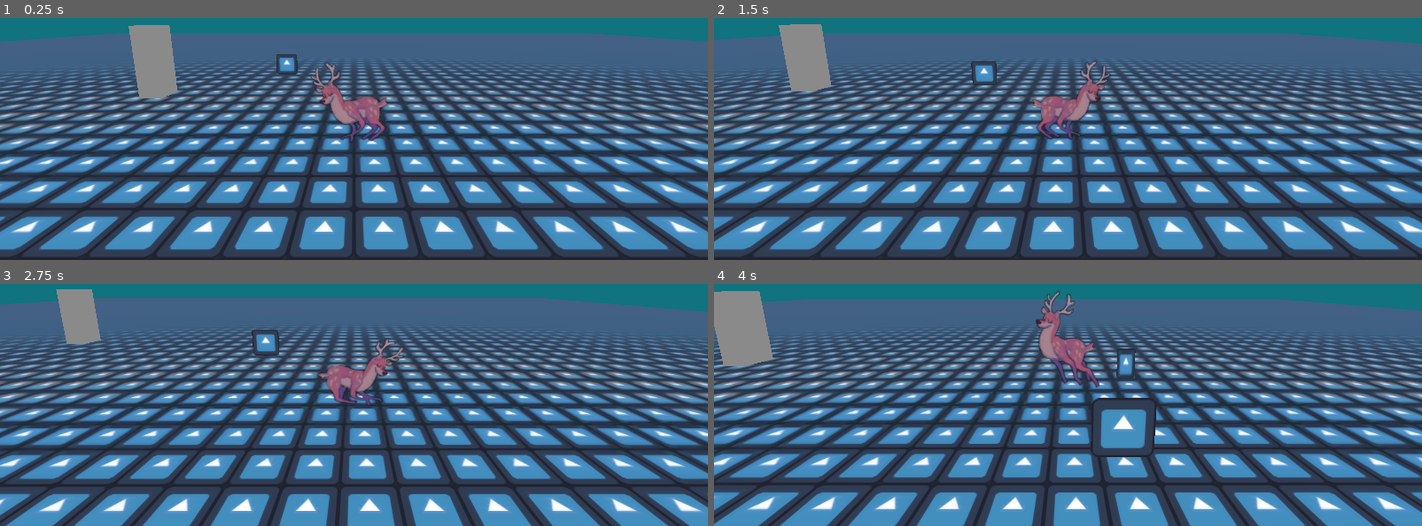
Above: before the commit, frames 1-4 (two rows, left to right).
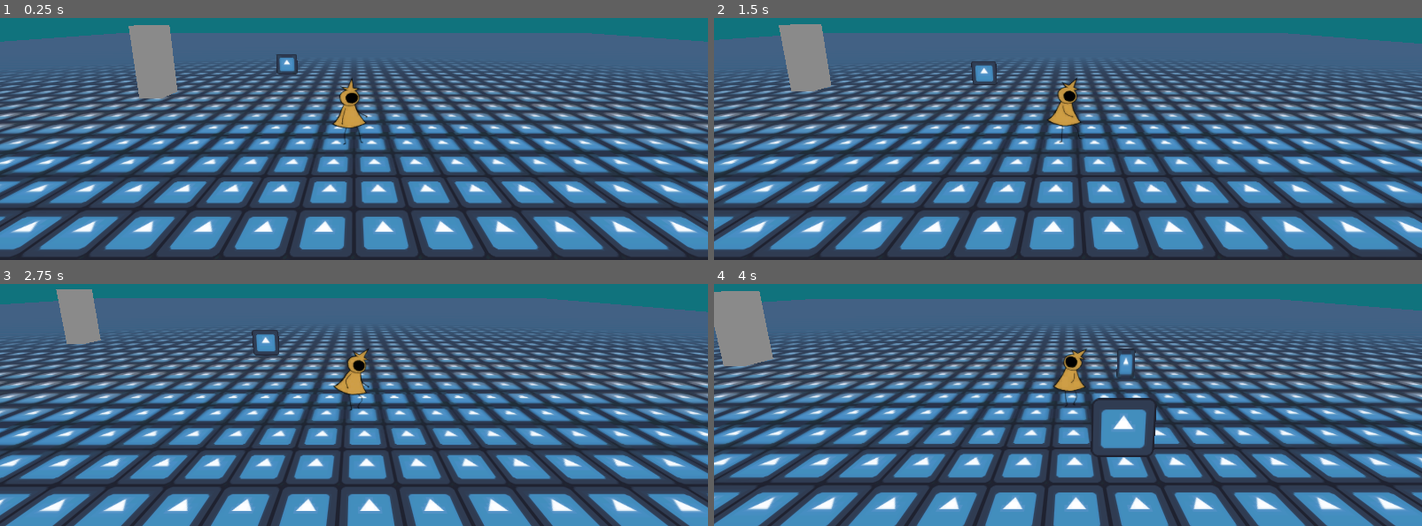
Above: after the commit, the same moments.

Repository: Natsirtt/ggj24
Game: Godot game, scene res://game.tscn
Two runs of this game, one before a commit and one after it. Both use one fixed random seed, a clock stepped at 60 frames per second and the inputs below. The engine's default icon, where the game draws it, is replaced by a stand-in: a white triangle on a blue panel in a dark square.
Inputs:
- Up to frame 1 (0.25 s): no input
- Up to frame 2 (1.5 s): hold D (right) 0.53-1.28 s; tap E (interact) at 0.6, 1.35 s; hold S (down) from 1.28 s (still down)
- Up to frame 3 (2.75 s): release S (down) at 2.03 s; hold D (right) from 2.03 s (still down); tap E (interact) at 2.1 s
- Up to frame 4 (4 s): release D (right) at 2.78 s; hold W (up) 2.78-3.53 s; tap E (interact) at 2.85, 3.6 s; hold A (left) from 3.53 s (still down)

The runs differ from the first frame. In frame 1, 1.5% of the frame differs, in the area x 43-55%, y 18-53%; in frame 2, 1.4%; in frame 3, 1.4%; in frame 4, 1.6%, in the area x 45-55%, y 2-51%.

Commit message:
Added New ANims

Diff:
--- a/Animation.tscn
+++ b/Animation.tscn
@@ -47,6 +47,86 @@
 [ext_resource type="Texture2D" uid="uid://1vb1ip3rr24e" path="res://Sprites/TestDeerCorrupt/Deer_CorruptedINTO_0099.png" id="25_b1tii"]
 [ext_resource type="Texture2D" uid="uid://dugqr5bx0gops" path="res://Sprites/TestDeerCorrupt/Deer_CorruptedINTO_0100.png" id="26_8pr4i"]
 [ext_resource type="Texture2D" uid="uid://bbmka3q7me30x" path="res://Sprites/TestDeerCorrupt/Deer_CorruptedINTO_0101.png" id="27_jv6k2"]
+[ext_resource type="Texture2D" uid="uid://vnxfext2418v" path="res://Sprites/Player/Player_Idle_0000.png" id="28_m0641"]
+[ext_resource type="Texture2D" uid="uid://cbkldngimhpyt" path="res://Sprites/Player/Player_Idle_0001.png" id="29_b15xv"]
+[ext_resource type="Texture2D" uid="uid://giil7m2ko2ei" path="res://Sprites/Player/Player_Idle_0002.png" id="30_7ixdo"]
+[ext_resource type="Texture2D" uid="uid://o7p4742swgs1" path="res://Sprites/Player/Player_Idle_0003.png" id="31_ohcxd"]
+[ext_resource type="Texture2D" uid="uid://cm8j0oefm6rne" path="res://Sprites/Player/Player_Idle_0004.png" id="32_6trke"]
+[ext_resource type="Texture2D" uid="uid://4pw6ytso0mtt" path="res://Sprites/Player/Player_Idle_0005.png" id="33_loe10"]
+[ext_resource type="Texture2D" uid="uid://kefcvhy5cw1w" path="res://Sprites/Player/Player_Idle_0006.png" id="34_pqwtp"]
+[ext_resource type="Texture2D" uid="uid://cmgg156hm4s1h" path="res://Sprites/Player/Player_Idle_0007.png" id="35_xsmpc"]
+[ext_resource type="Texture2D" uid="uid://djjxk1x857q2f" path="res://Sprites/Player/Player_Idle_0008.png" id="36_u4lgn"]
+[ext_resource type="Texture2D" uid="uid://df4eshx47t0jc" path="res://Sprites/Player/Player_Idle_0009.png" id="37_fw5ip"]
+[ext_resource type="Texture2D" uid="uid://canshpwwx2e71" path="res://Sprites/Player/Player_Idle_0010.png" id="38_f6sw5"]
+[ext_resource type="Texture2D" uid="uid://dn6xj3re2pm1t" path="res://Sprites/Player/Player_Idle_0011.png" id="39_hldnr"]
+[ext_resource type="Texture2D" uid="uid://db6tan7bqflc7" path="res://Sprites/Player/Player_Idle_0012.png" id="40_bv2bd"]
+[ext_resource type="Texture2D" uid="uid://bevnppebex7j" path="res://Sprites/Player/Player_Idle_0013.png" id="41_suhld"]
+[ext_resource type="Texture2D" uid="uid://dvut1vtvm6l37" path="res://Sprites/Player/Player_Idle_0014.png" id="42_hya5i"]
+[ext_resource type="Texture2D" uid="uid://c4cec4tr3jnw2" path="res://Sprites/Player/Player_Idle_0015.png" id="43_dfbk5"]
+[ext_resource type="Texture2D" uid="uid://bu618bg37vqcj" path="res://Sprites/Player/Player_Idle_0016.png" id="44_mq1gx"]
+[ext_resource type="Texture2D" uid="uid://bvvg0ltislk75" path="res://Sprites/Player/Player_Idle_0017.png" id="45_1fot1"]
+[ext_resource type="Texture2D" uid="uid://bvo68h75ad6t7" path="res://Sprites/Player/Player_Idle_0018.png" id="46_0a8mt"]
+[ext_resource type="Texture2D" uid="uid://fli2506m4foo" path="res://Sprites/Player/Player_Joke_Into_0043.png" id="47_fnasc"]
+[ext_resource type="Texture2D" uid="uid://dlmlr76jii3nx" path="res://Sprites/Player/Player_Walk_0020.png" id="47_xhcjb"]
+[ext_resource type="Texture2D" uid="uid://teowe01knj35" path="res://Sprites/Player/Player_Joke_Into_0044.png" id="48_6tgc0"]
+[ext_resource type="Texture2D" uid="uid://bmfc4ss2ioxks" path="res://Sprites/Player/Player_Walk_0021.png" id="48_e103b"]
+[ext_resource type="Texture2D" uid="uid://bf11to6rlcfl7" path="res://Sprites/Player/Player_Joke_Into_0045.png" id="49_37bb6"]
+[ext_resource type="Texture2D" uid="uid://c6r0vfhfctdks" path="res://Sprites/Player/Player_Walk_0022.png" id="49_wa4hk"]
+[ext_resource type="Texture2D" uid="uid://75q2p66ivouj" path="res://Sprites/Player/Player_Joke_Into_0046.png" id="50_arv8o"]
+[ext_resource type="Texture2D" uid="uid://cvulroejl8k47" path="res://Sprites/Player/Player_Walk_0023.png" id="50_ib8sh"]
+[ext_resource type="Texture2D" uid="uid://bwg6apgkrc5fa" path="res://Sprites/Player/Player_Joke_Into_0047.png" id="51_iqpo0"]
+[ext_resource type="Texture2D" uid="uid://clt7b66a8lb4o" path="res://Sprites/Player/Player_Walk_0024.png" id="51_yop1v"]
+[ext_resource type="Texture2D" uid="uid://cuqg0nbkweubc" path="res://Sprites/Player/Player_Joke_Into_0048.png" id="52_bin70"]
+[ext_resource type="Texture2D" uid="uid://y71oyfy4i8vj" path="res://Sprites/Player/Player_Walk_0025.png" id="52_tdkh0"]
+[ext_resource type="Texture2D" uid="uid://bccl0raush6wx" path="res://Sprites/Player/Player_Joke_Into_0049.png" id="53_fu2ak"]
+[ext_resource type="Texture2D" uid="uid://mhkor088gov" path="res://Sprites/Player/Player_Walk_0026.png" id="53_rr3hh"]
+[ext_resource type="Texture2D" uid="uid://co7ngjatyie7h" path="res://Sprites/Player/Player_Walk_0027.png" id="54_m5oij"]
+[ext_resource type="Texture2D" uid="uid://dpivfg25l4d6g" path="res://Sprites/Player/Player_Joke_Into_0050.png" id="54_ni6qv"]
+[ext_resource type="Texture2D" uid="uid://b7xfx744gllxw" path="res://Sprites/Player/Player_Joke_Into_0051.png" id="55_ayuki"]
+[ext_resource type="Texture2D" uid="uid://des4ymdbqee6w" path="res://Sprites/Player/Player_Walk_0028.png" id="55_co8f0"]
+[ext_resource type="Texture2D" uid="uid://f1lmgjpq0ghc" path="res://Sprites/Player/Player_Joke_Into_0052.png" id="56_t35na"]
+[ext_resource type="Texture2D" uid="uid://br83toge0xky4" path="res://Sprites/Player/Player_Walk_0029.png" id="56_wd5cu"]
+[ext_resource type="Texture2D" uid="uid://b0w2twynrp1hp" path="res://Sprites/Player/Player_Walk_0030.png" id="57_4v7pr"]
+[ext_resource type="Texture2D" uid="uid://cga3ssfs55ppl" path="res://Sprites/Player/Player_Joke_Into_0053.png" id="57_tlgb0"]
+[ext_resource type="Texture2D" uid="uid://dvcwe4sr1wm81" path="res://Sprites/Player/Player_Joke_Into_0054.png" id="58_8fp6n"]
+[ext_resource type="Texture2D" uid="uid://baphf6fa6cppc" path="res://Sprites/Player/Player_Walk_0031.png" id="58_23w63"]
+[ext_resource type="Texture2D" uid="uid://ct8xgjnhdpwig" path="res://Sprites/Player/Player_Walk_0032.png" id="59_cxv7n"]
+[ext_resource type="Texture2D" uid="uid://6p7etjbcmp1" path="res://Sprites/Player/Player_Joke_Into_0055.png" id="59_nrmo2"]
+[ext_resource type="Texture2D" uid="uid://cal1byp25kwek" path="res://Sprites/Player/Player_Walk_0033.png" id="60_drimj"]
+[ext_resource type="Texture2D" uid="uid://dcgbdcj7m5h1v" path="res://Sprites/Player/Player_Joke_Into_0056.png" id="60_wfyjr"]
+[ext_resource type="Texture2D" uid="uid://dcq5l3hckw614" path="res://Sprites/Player/Player_Walk_0034.png" id="61_33l3a"]
+[ext_resource type="Texture2D" uid="uid://bc174fqm38p6s" path="res://Sprites/Player/Player_Joke_Into_0057.png" id="61_w56qg"]
+[ext_resource type="Texture2D" uid="uid://b0ub8b67a8twg" path="res://Sprites/Player/Player_Joke_Into_0058.png" id="62_ecuxb"]
+[ext_resource type="Texture2D" uid="uid://c5ip6luxcxei" path="res://Sprites/Player/Player_Walk_0035.png" id="62_x0e1u"]
+[ext_resource type="Texture2D" uid="uid://5m0rarshwugm" path="res://Sprites/Player/Player_Joke_Into_0059.png" id="63_d8agn"]
+[ext_resource type="Texture2D" uid="uid://cba1oor8olge0" path="res://Sprites/Player/Player_Walk_0036.png" id="63_s0als"]
+[ext_resource type="Texture2D" uid="uid://brklv3xkh10fk" path="res://Sprites/Player/Player_Joke_Into_0060.png" id="64_ilr2q"]
+[ext_resource type="Texture2D" uid="uid://37cw2460psa1" path="res://Sprites/Player/Player_Walk_0037.png" id="64_jpp78"]
+[ext_resource type="Texture2D" uid="uid://cnc7eptp2ttyg" path="res://Sprites/Player/Player_Walk_0038.png" id="65_2ciem"]
+[ext_resource type="Texture2D" uid="uid://b8ax4b7xx4n61" path="res://Sprites/Player/Player_Joke_Into_0061.png" id="65_rdatl"]
+[ext_resource type="Texture2D" uid="uid://bk310eccls3ik" path="res://Sprites/Player/Player_Joke_Into_0062.png" id="66_81gxk"]
+[ext_resource type="Texture2D" uid="uid://djys6kjqs66li" path="res://Sprites/Player/Player_Walk_0039.png" id="66_ll7ns"]
+[ext_resource type="Texture2D" uid="uid://b6133bhntbijw" path="res://Sprites/Player/Player_Walk_0040.png" id="67_52qpd"]
+[ext_resource type="Texture2D" uid="uid://6ptmf5a4jk1u" path="res://Sprites/Player/Player_Joke_Into_0063.png" id="67_td6nn"]
+[ext_resource type="Texture2D" uid="uid://bxk2c5wbvn520" path="res://Sprites/Player/Player_Walk_0041.png" id="68_hvgcy"]
+[ext_resource type="Texture2D" uid="uid://d3e3ga5uwp7nb" path="res://Sprites/Player/Player_Joke_Into_0064.png" id="68_skx27"]
+[ext_resource type="Texture2D" uid="uid://dhikslt428ob2" path="res://Sprites/Player/Player_Walk_0042.png" id="69_qde0a"]
+[ext_resource type="Texture2D" uid="uid://ew26qjeiumt1" path="res://Sprites/Player/Player_Joke_Into_0065.png" id="69_wswxk"]
+[ext_resource type="Texture2D" uid="uid://blhinte8wh3tv" path="res://Sprites/Player/Player_Joke_Into_0066.png" id="70_njerh"]
+[ext_resource type="Texture2D" uid="uid://dwxnqyu5qq2qb" path="res://Sprites/Player/Player_Joke_Into_0067.png" id="71_l1p12"]
+[ext_resource type="Texture2D" uid="uid://d0bfqtc85p6kj" path="res://Sprites/Player/Player_Joke_Into_0068.png" id="72_p2i2q"]
+[ext_resource type="Texture2D" uid="uid://dws3se5bujeds" path="res://Sprites/Player/Player_Joke_Into_0069.png" id="73_uwk3f"]
+[ext_resource type="Texture2D" uid="uid://co6g2e3ihh14j" path="res://Sprites/Player/Player_Joke_Into_0070.png" id="74_cpqmc"]
+[ext_resource type="Texture2D" uid="uid://c5devf6fimtx3" path="res://Sprites/Player/Player_Joke_Into_0071.png" id="75_jinwi"]
+[ext_resource type="Texture2D" uid="uid://b3jjryw6hbw18" path="res://Sprites/Player/Player_Joke_Into_0072.png" id="76_ao3uk"]
+[ext_resource type="Texture2D" uid="uid://bo8y7mid1t4bk" path="res://Sprites/Player/Player_Joke_Into_0073.png" id="77_752o1"]
+[ext_resource type="Texture2D" uid="uid://behw88vprgvbk" path="res://Sprites/Player/Player_Joke_Into_0074.png" id="78_j5rnc"]
+[ext_resource type="Texture2D" uid="uid://bse3cenuxyxe0" path="res://Sprites/Player/Player_Joke_Into_0075.png" id="79_703vu"]
+[ext_resource type="Texture2D" uid="uid://bfj37umfjx43w" path="res://Sprites/Player/Player_Joke_Into_0076.png" id="80_k4w3g"]
+[ext_resource type="Texture2D" uid="uid://7q5vpqm4ptvy" path="res://Sprites/Player/Player_Joke_Into_0077.png" id="81_sy1aa"]
+[ext_resource type="Texture2D" uid="uid://r0wa1aj6m7ga" path="res://Sprites/Player/Player_Joke_Into_0078.png" id="82_a80y2"]
+[ext_resource type="Texture2D" uid="uid://djf8uknfpbsn6" path="res://Sprites/Player/Player_Joke_Into_0079.png" id="83_r88pe"]
+[ext_resource type="Texture2D" uid="uid://c11v26eyofmx2" path="res://Sprites/Player/Player_Joke_Into_0080.png" id="84_7awk3"]
 
 [sub_resource type="SpriteFrames" id="SpriteFrames_cbic1"]
 animations = [{
@@ -170,6 +250,269 @@
 }, {
 "frames": [{
 "duration": 1.0,
+"texture": ExtResource("28_m0641")
+}, {
+"duration": 1.0,
+"texture": ExtResource("29_b15xv")
+}, {
+"duration": 1.0,
+"texture": ExtResource("30_7ixdo")
+}, {
+"duration": 1.0,
+"texture": ExtResource("31_ohcxd")
+}, {
+"duration": 1.0,
+"texture": ExtResource("32_6trke")
+}, {
+"duration": 1.0,
+"texture": ExtResource("33_loe10")
+}, {
+"duration": 1.0,
+"texture": ExtResource("34_pqwtp")
+}, {
+"duration": 1.0,
+"texture": ExtResource("35_xsmpc")
+}, {
+"duration": 1.0,
+"texture": ExtResource("36_u4lgn")
+}, {
+"duration": 1.0,
+"texture": ExtResource("37_fw5ip")
+}, {
+"duration": 1.0,
+"texture": ExtResource("38_f6sw5")
+}, {
+"duration": 1.0,
+"texture": ExtResource("39_hldnr")
+}, {
+"duration": 1.0,
+"texture": ExtResource("40_bv2bd")
+}, {
+"duration": 1.0,
+"texture": ExtResource("41_suhld")
+}, {
+"duration": 1.0,
+"texture": ExtResource("42_hya5i")
+}, {
+"duration": 1.0,
+"texture": ExtResource("43_dfbk5")
+}, {
+"duration": 1.0,
+"texture": ExtResource("44_mq1gx")
+}, {
+"duration": 1.0,
+"texture": ExtResource("45_1fot1")
+}, {
+"duration": 1.0,
+"texture": ExtResource("46_0a8mt")
+}],
+"loop": true,
+"name": &"Player_Idle",
+"speed": 30.0
+}, {
+"frames": [{
+"duration": 1.0,
+"texture": ExtResource("47_fnasc")
+}, {
+"duration": 1.0,
+"texture": ExtResource("48_6tgc0")
+}, {
+"duration": 1.0,
+"texture": ExtResource("49_37bb6")
+}, {
+"duration": 1.0,
+"texture": ExtResource("50_arv8o")
+}, {
+"duration": 1.0,
+"texture": ExtResource("51_iqpo0")
+}, {
+"duration": 1.0,
+"texture": ExtResource("52_bin70")
+}, {
+"duration": 1.0,
+"texture": ExtResource("53_fu2ak")
+}, {
+"duration": 1.0,
+"texture": ExtResource("54_ni6qv")
+}, {
+"duration": 1.0,
+"texture": ExtResource("55_ayuki")
+}, {
+"duration": 1.0,
+"texture": ExtResource("56_t35na")
+}, {
+"duration": 1.0,
+"texture": ExtResource("57_tlgb0")
+}, {
+"duration": 1.0,
+"texture": ExtResource("58_8fp6n")
+}, {
+"duration": 1.0,
+"texture": ExtResource("59_nrmo2")
+}, {
+"duration": 1.0,
+"texture": ExtResource("60_wfyjr")
+}, {
+"duration": 1.0,
+"texture": ExtResource("61_w56qg")
+}, {
+"duration": 1.0,
+"texture": ExtResource("62_ecuxb")
+}, {
+"duration": 1.0,
+"texture": ExtResource("63_d8agn")
+}, {
+"duration": 1.0,
+"texture": ExtResource("64_ilr2q")
+}, {
+"duration": 1.0,
+"texture": ExtResource("65_rdatl")
+}, {
+"duration": 1.0,
+"texture": ExtResource("66_81gxk")
+}, {
+"duration": 1.0,
+"texture": ExtResource("67_td6nn")
+}, {
+"duration": 1.0,
+"texture": ExtResource("68_skx27")
+}, {
+"duration": 1.0,
+"texture": ExtResource("69_wswxk")
+}, {
+"duration": 1.0,
+"texture": ExtResource("70_njerh")
+}, {
+"duration": 1.0,
+"texture": ExtResource("71_l1p12")
+}, {
+"duration": 1.0,
+"texture": ExtResource("72_p2i2q")
+}, {
+"duration": 1.0,
+"texture": ExtResource("73_uwk3f")
+}, {
+"duration": 1.0,
+"texture": ExtResource("74_cpqmc")
+}, {
+"duration": 1.0,
+"texture": ExtResource("75_jinwi")
+}, {
+"duration": 1.0,
+"texture": ExtResource("76_ao3uk")
+}, {
+"duration": 1.0,
+"texture": ExtResource("77_752o1")
+}, {
+"duration": 1.0,
+"texture": ExtResource("78_j5rnc")
+}, {
+"duration": 1.0,
+"texture": ExtResource("79_703vu")
+}, {
+"duration": 1.0,
+"texture": ExtResource("80_k4w3g")
+}, {
+"duration": 1.0,
+"texture": ExtResource("81_sy1aa")
+}, {
+"duration": 1.0,
+"texture": ExtResource("82_a80y2")
+}, {
+"duration": 1.0,
+"texture": ExtResource("83_r88pe")
+}, {
+"duration": 1.0,
+"texture": ExtResource("84_7awk3")
+}],
+"loop": true,
+"name": &"Player_Joke_Idle",
+"speed": 30.0
+}, {
+"frames": [{
+"duration": 1.0,
+"texture": ExtResource("84_7awk3")
+}],
+"loop": false,
+"name": &"Player_Joke_Into",
+"speed": 5.0
+}, {
+"frames": [{
+"duration": 1.0,
+"texture": ExtResource("47_xhcjb")
+}, {
+"duration": 1.0,
+"texture": ExtResource("48_e103b")
+}, {
+"duration": 1.0,
+"texture": ExtResource("49_wa4hk")
+}, {
+"duration": 1.0,
+"texture": ExtResource("50_ib8sh")
+}, {
+"duration": 1.0,
+"texture": ExtResource("51_yop1v")
+}, {
+"duration": 1.0,
+"texture": ExtResource("52_tdkh0")
+}, {
+"duration": 1.0,
+"texture": ExtResource("53_rr3hh")
+}, {
+"duration": 1.0,
+"texture": ExtResource("54_m5oij")
+}, {
+"duration": 1.0,
+"texture": ExtResource("55_co8f0")
+}, {
+"duration": 1.0,
+"texture": ExtResource("56_wd5cu")
+}, {
+"duration": 1.0,
+"texture": ExtResource("57_4v7pr")
+}, {
+"duration": 1.0,
+"texture": ExtResource("58_23w63")
+}, {
+"duration": 1.0,
+"texture": ExtResource("59_cxv7n")
+}, {
+"duration": 1.0,
+"texture": ExtResource("60_drimj")
+}, {
+"duration": 1.0,
+"texture": ExtResource("61_33l3a")
+}, {
+"duration": 1.0,
+"texture": ExtResource("62_x0e1u")
+}, {
+"duration": 1.0,
+"texture": ExtResource("63_s0als")
+}, {
+"duration": 1.0,
+"texture": ExtResource("64_jpp78")
+}, {
+"duration": 1.0,
+"texture": ExtResource("65_2ciem")
+}, {
+"duration": 1.0,
+"texture": ExtResource("66_ll7ns")
+}, {
+"duration": 1.0,
+"texture": ExtResource("67_52qpd")
+}, {
+"duration": 1.0,
+"texture": ExtResource("68_hvgcy")
+}, {
+"duration": 1.0,
+"texture": ExtResource("69_qde0a")
+}],
+"loop": true,
+"name": &"Player_Walk",
+"speed": 40.0
+}, {
+"frames": [{
+"duration": 1.0,
 "texture": ExtResource("2_ah2aw")
 }, {
 "duration": 1.0,
@@ -236,26 +579,6 @@
 "name": &"default",
 "speed": 30.0
 }]
-
-[sub_resource type="Animation" id="Animation_m47f6"]
-resource_name = "TestMove"
-tracks/0/type = "rotation_3d"
-tracks/0/imported = false
-tracks/0/enabled = true
-tracks/0/path = NodePath("..")
-tracks/0/interp = 1
-tracks/0/loop_wrap = false
-tracks/0/keys = PackedFloat32Array(0, 1, 2.08165e-12, 2.08165e-12, -0.001, 1, 0.3, 1, -0.00289411, 0.997091, 0.0652962, -0.0392056)
-
-[sub_resource type="Animation" id="Animation_naknw"]
-resource_name = "MoveLeft"
-tracks/0/type = "rotation_3d"
-tracks/0/imported = false
-tracks/0/enabled = true
-tracks/0/path = NodePath("..")
-tracks/0/interp = 1
-tracks/0/loop_wrap = false
-tracks/0/keys = PackedFloat32Array(0, 1, -0.000999999, 0.999999, -1.06462e-06, 0.00106461, 0.3, 1, 1.19546e-06, -0.00119546, -0.000999999, 0.999999)
 
 [sub_resource type="Animation" id="Animation_cy2vj"]
 resource_name = "Left"
@@ -268,6 +591,26 @@
 tracks/0/loop_wrap = true
 tracks/0/keys = PackedFloat32Array(0, 1, 2.08165e-12, 2.08165e-12, -0.000999999, 0.999999, 1, 1, 2.08165e-12, 2.08165e-12, -0.000999999, 0.999999)
 
+[sub_resource type="Animation" id="Animation_naknw"]
+resource_name = "MoveLeft"
+tracks/0/type = "rotation_3d"
+tracks/0/imported = false
+tracks/0/enabled = true
+tracks/0/path = NodePath("..")
+tracks/0/interp = 1
+tracks/0/loop_wrap = false
+tracks/0/keys = PackedFloat32Array(0, 1, -0.000999999, 0.999999, -1.06462e-06, 0.00106461, 0.3, 1, 1.19546e-06, -0.00119546, -0.000999999, 0.999999)
+
+[sub_resource type="Animation" id="Animation_m47f6"]
+resource_name = "TestMove"
+tracks/0/type = "rotation_3d"
+tracks/0/imported = false
+tracks/0/enabled = true
+tracks/0/path = NodePath("..")
+tracks/0/interp = 1
+tracks/0/loop_wrap = false
+tracks/0/keys = PackedFloat32Array(0, 1, 2.08165e-12, 2.08165e-12, -0.001, 1, 0.3, 1, -0.00289411, 0.997091, 0.0652962, -0.0392056)
+
 [sub_resource type="Animation" id="Animation_7660x"]
 resource_name = "Right"
 loop_mode = 1
@@ -291,14 +634,14 @@
 script = ExtResource("1_dqgho")
 
 [node name="Body" type="AnimatedSprite3D" parent="."]
-transform = Transform3D(0.47429, 0.00094858, 1.97263e-12, -0.00094858, 0.47429, -1.97658e-12, -1.97658e-12, 1.97263e-12, 0.474291, 0, 0, 0)
+transform = Transform3D(0.47429, 0.000948581, 1.97264e-12, -0.000948581, 0.47429, -1.97659e-12, -1.97659e-12, 1.97264e-12, 0.474291, 0, 0, 0)
 sprite_frames = SubResource("SpriteFrames_cbic1")
 animation = &"new_animation"
 
 [node name="DeerBody" type="AnimatedSprite3D" parent="Body"]
 transform = Transform3D(1, -1.47372e-10, -1.52246e-20, -8.43665e-11, 1, -8.4014e-20, 1.37041e-19, -2.00235e-19, 1, 0, 0, 0)
 sprite_frames = SubResource("SpriteFrames_al0jc")
-animation = &"Joke_Idle"
+animation = &"Player_Joke_Into"
 autoplay = "Idle"
 
 [node name="SpriteDirection" type="AnimationPlayer" parent="Body/DeerBody"]
--- a/AnimationHandler.gd
+++ b/AnimationHandler.gd
@@ -12,8 +12,8 @@
 		return
 
 	if velocity.length() > 0.1:
-		_animated_sprite.play("default")
-		if velocity.x < -0.1 :
+		_animated_sprite.play("Player_Walk")
+		if velocity.x > 0.1 :
 			if isLeft:
 				pass
 			else :
@@ -21,14 +21,14 @@
 				isLeft = true
 
 
-		elif velocity.x > 0.1:
+		elif velocity.x < - 0.1:
 			if !isLeft:
 				pass
 			else :
 				_sprite_direction.play("MoveRight")
 				isLeft = false
 	else:
-		_animated_sprite.play("Idle")
+		_animated_sprite.play("Player_Idle")
 
 # Called when the node enters the scene tree for the first time.
 func _ready():
@@ -38,7 +38,7 @@
 # Called every frame. 'delta' is the elapsed time since the previous frame.
 func _process(delta):
 	if Input.is_action_just_pressed("interact"):
-		_playAnimWithInto("Joke")
+		_playAnimWithInto("Player_Joke")
 		self.is_interacting = true
 	elif Input.is_action_just_released("interact"):
 		self.is_interacting = false
Not shown: 1 places in Animation.tscn that only renumber resources
Binary file added: Art/Character/RigElements/Player_ArmL_01.png
Not shown, added: Art/Character/RigElements/Player_ArmL_01.png.import
Binary file added: Art/Character/RigElements/Player_ArmR_01.png
Not shown, added: Art/Character/RigElements/Player_ArmR_01.png.import
Binary file added: Art/Character/RigElements/Player_Body_01.png
Not shown, added: Art/Character/RigElements/Player_Body_01.png.import
Binary file added: Art/Character/RigElements/Player_Head_01.png
Not shown, added: Art/Character/RigElements/Player_Head_01.png.import
Binary file added: Art/Character/RigElements/Player_LegL_01.png
Not shown, added: Art/Character/RigElements/Player_LegL_01.png.import
Binary file added: Art/Character/RigElements/Player_LegR_01.png
(and 220 more such lines)
